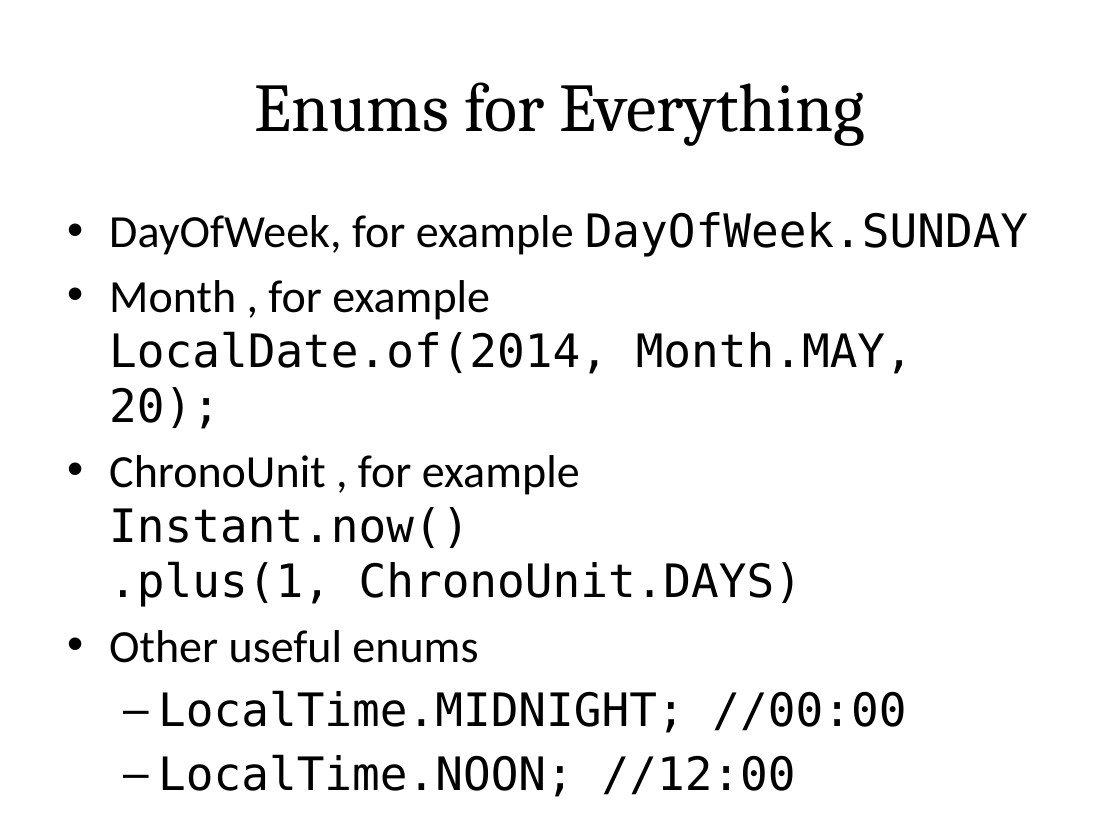
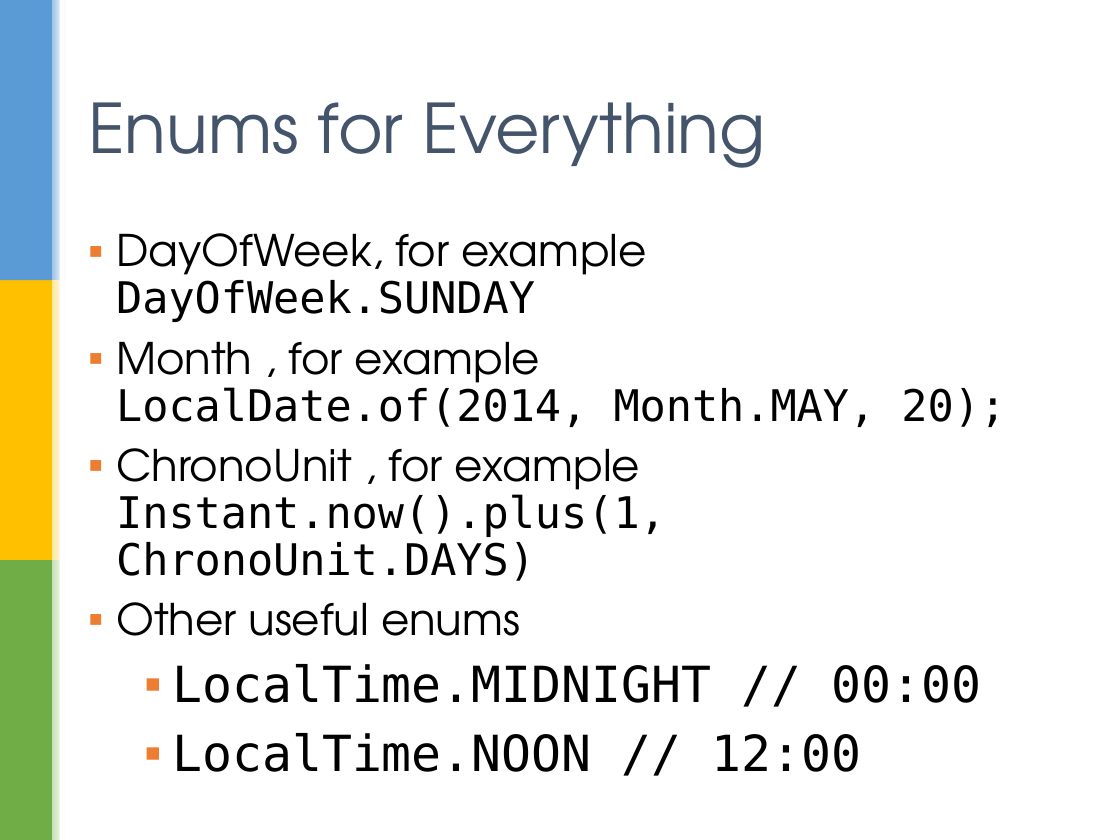
Before and after one commit to sualeh/make-a-date, a slide deck: slide 36 of Java 8 Date and Time API.pptx. Drawn at 1120x840 pixels with LibreOffice and Linux fonts; fonts in the diff are those of the drawing; background and template pictures are left out. Boxes give left, top, right and bottom in pixels: in the first picture for what was removed or moved away, otherwise in the second. Text is boxed around its words. In the diff, an @@ line names an element or a change of style, - is before the commit and + after.

```diff
--- a/Java 8 Date and Time API.pptx
+++ b/Java 8 Date and Time API.pptx
@@ group added at <box>0,0,66,840</box>: 7 rectangles @@
@@ title "Enums for Everything": place and size @@
-title "Enums for Everything" at <box>254,82,865,146</box>
+title "Enums for Everything" at <box>88,102,765,168</box>
@@ title "Enums for Everything" at <box>88,102,765,168</box>: font Cambria to TeX Gyre Adventor, text colour #000000 to #44546A; alignment centre to left @@
@@ text "DayOfWeek, for example DayOfWeek.SUNDAY": place and size @@
-text "DayOfWeek, for example DayOfWeek.SUNDAY" at <box>109,212,1028,797</box>
+text "DayOfWeek, for example DayOfWeek.SUNDAY" at <box>116,233,1006,772</box>
@@ text at <box>116,233,1006,636</box>: size 29.6 to 28 pt in "DayOfWeek, for example DayOfWeek.SUNDAY", "Month , for example LocalDate.of(2014, Month.MAY, 20);", "Other useful enums"; font Calibri to TeX Gyre Adventor in "DayOfWeek, for example", "Month , for example", "Other useful enums"; bullet • to ▪; line spacing 1 to 0.9; more space between paragraphs @@
@@ text at <box>116,448,666,581</box>: text changed; size 29.6 to 28 pt @@
-• ChronoUnit , for example
-  Instant.now()
-  .plus(1, ChronoUnit.DAYS)
+▪ ChronoUnit , for example
+  Instant.now().plus(1, ChronoUnit.DAYS)
@@ text at <box>172,664,982,772</box>: text changed; size 29.6 to 32 pt @@
-  – LocalTime.MIDNIGHT; //00:00
-  – LocalTime.NOON; //12:00
+  ▪ LocalTime.MIDNIGHT // 00:00
+  ▪ LocalTime.NOON // 12:00
```
Also in this commit, not shown: 41 other slides changed.
